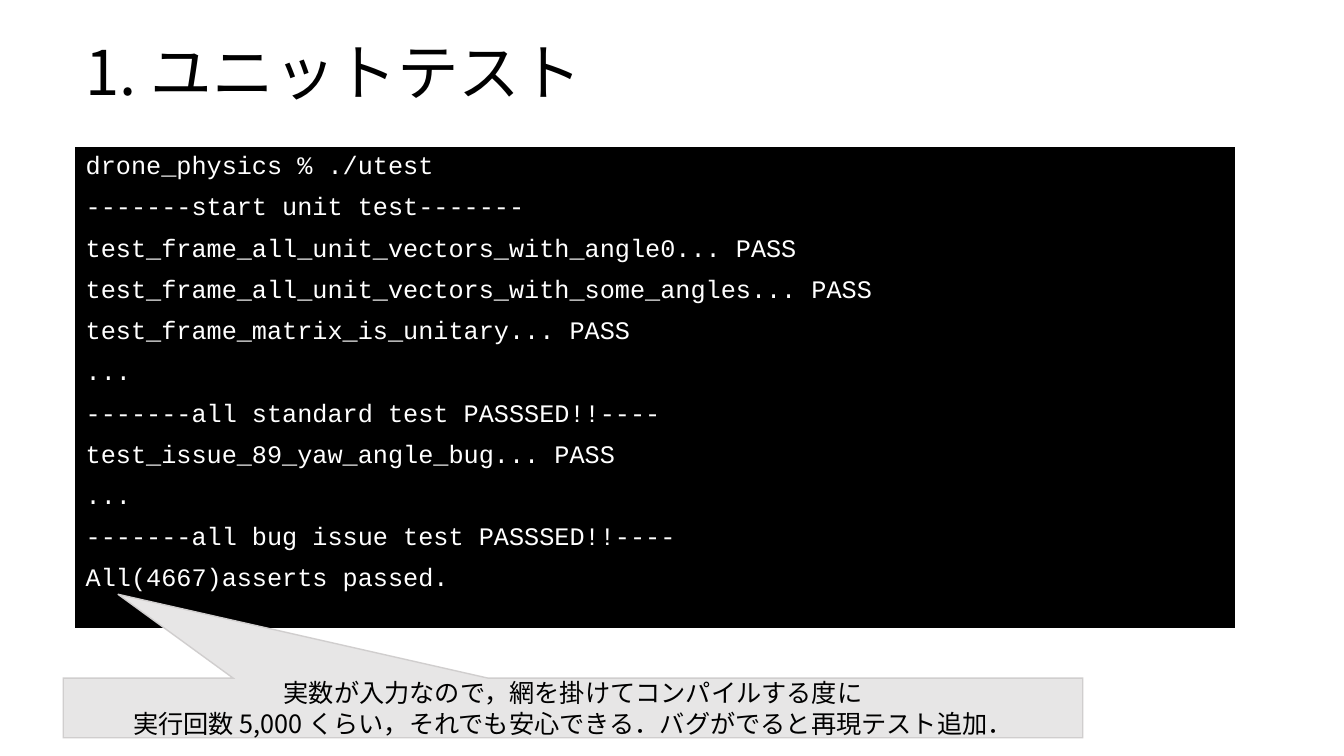
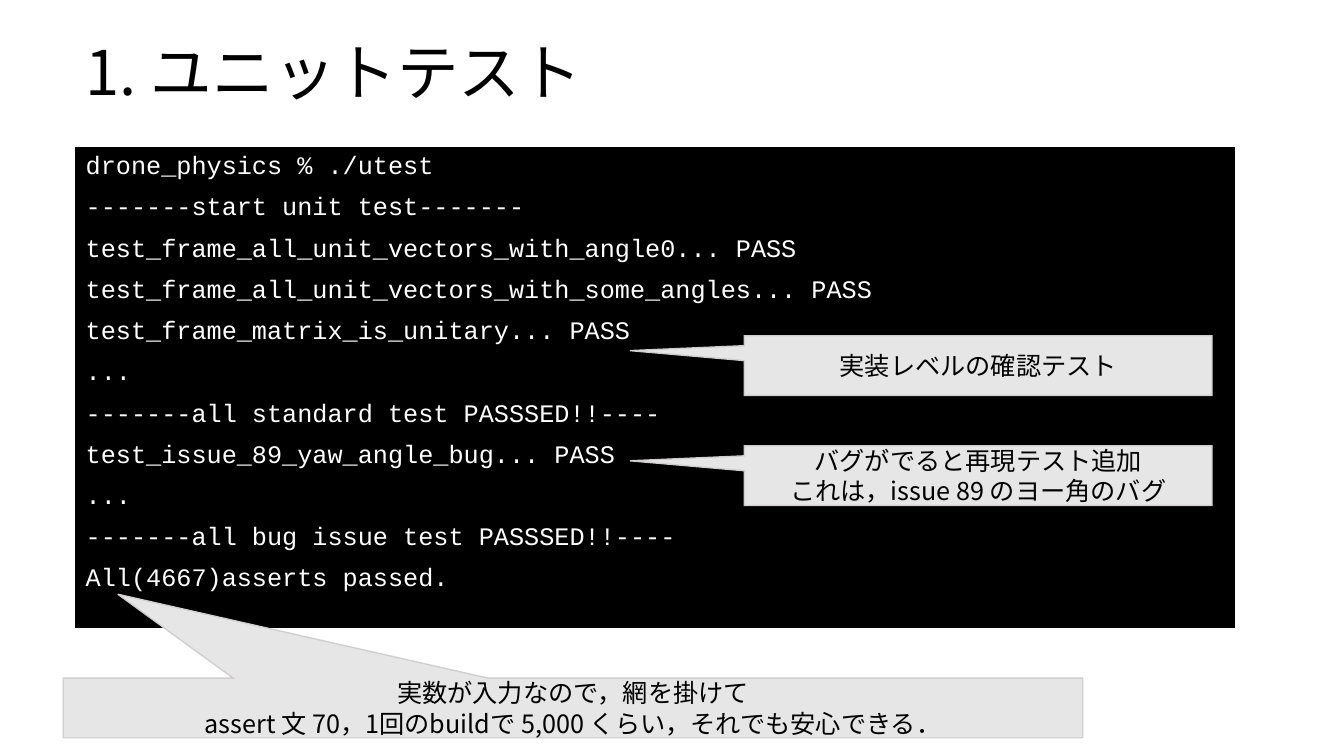
Before and after one commit to toppers/hakoniwa-px4sim, a slide deck: slide 16 of drone_physics/drone_frames.pptx (slide 11 before the commit). Drawn at 1344x756 pixels with LibreOffice and Linux fonts; fonts in the diff are those of the drawing. Boxes give left, top, right and bottom in pixels: in the first picture for what was removed or moved away, otherwise in the second. Text is boxed around its words. In the diff, an @@ line names an element or a change of style, - is before the commit and + after.

```diff
--- a/drone_physics/drone_frames.pptx
+++ b/drone_physics/drone_frames.pptx
@@ speech box added at (745, 336, 1213, 395), fill #E7E6E6, outline #D0CECE 1 pt, 18 pt, text #000000 @@
+実装レベルの確認テスト
@@ speech box added at (745, 446, 1213, 505), fill #E7E6E6, outline #D0CECE 1 pt, 18 pt, text #000000 @@
+バグがでると再現テスト追加
+これは，issue 89 のヨー角のバグ
@@ text in speech box at (205, 680, 942, 738): text changed @@
-実数が入力なので，網を掛けてコンパイルする度に
-実行回数 5,000 くらい，それでも安心できる．バグがでると再現テスト追加．
+実数が入力なので，網を掛けて
+assert 文 70，1回のbuildで 5,000 くらい，それでも安心できる．
```
Also in this commit, not shown: 7 other slides changed, 7 slides added, 1 slide removed, 2 other files.
